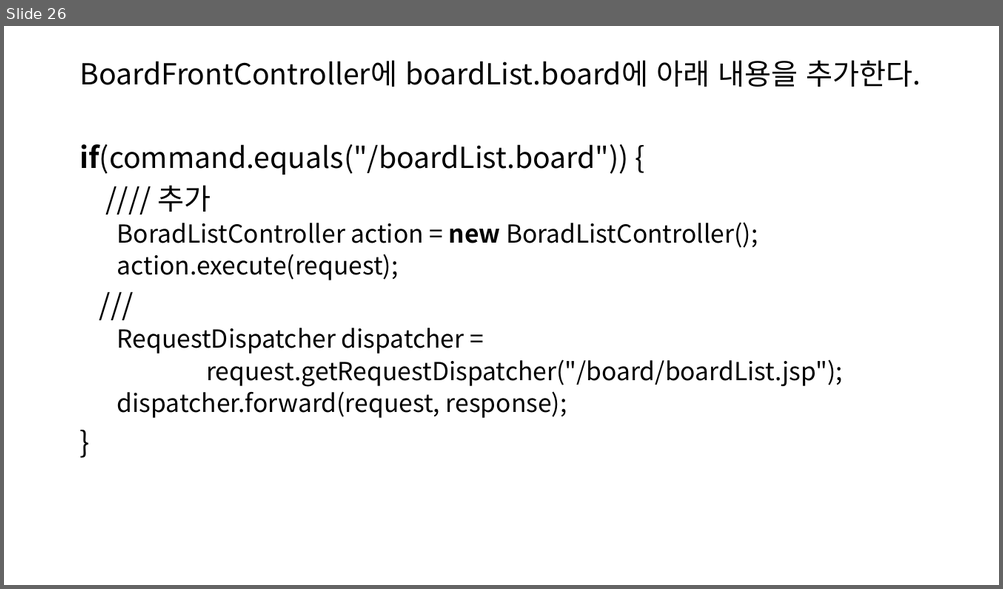
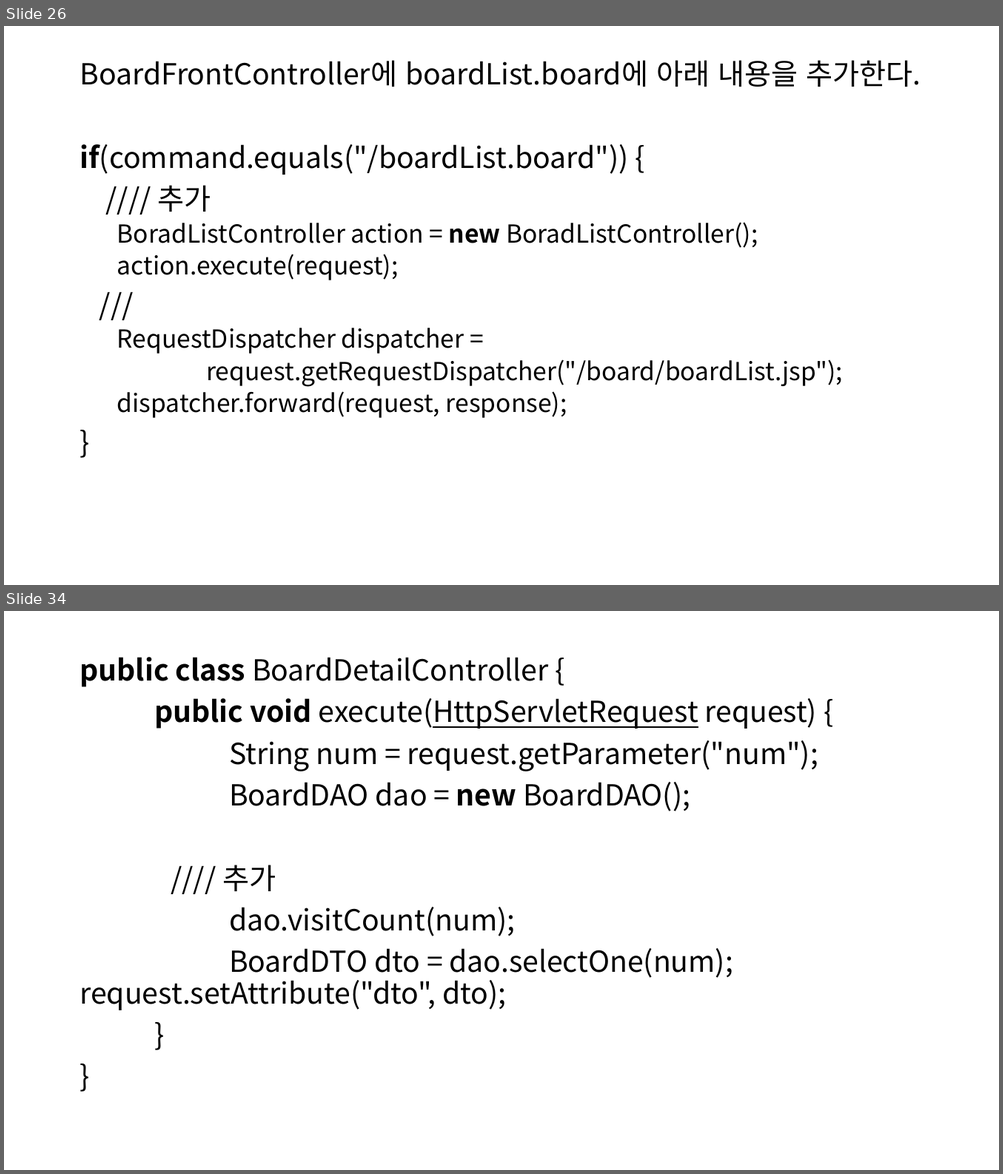
Before and after one commit to SoongMoo/hkblockchain220914, a slide deck: WEB/JSP/board.pptx. Shown one above the other, each under a label of ours: slide 26 before the commit, slides 26 and 34 after it; the slides between them are not shown. The pictures are 1003x589 and 1003x1174 pixels, drawn with LibreOffice and Linux fonts; fonts in the diff are those of the drawing. Boxes give left, top, right and bottom in pixels: in the first picture for what was removed or moved away, otherwise in the second. Text is boxed around its words. In the diff, an @@ line names an element or a change of style, - is before the commit and + after.

```diff
--- a/WEB/JSP/board.pptx
+++ b/WEB/JSP/board.pptx
@@ slide 34 added at [4, 611, 999, 1170], background #FFFFFF @@
@@ text added at [79, 657, 818, 1011], 28 pt, text #000000 @@
+public class BoardDetailController {
+public void execute(HttpServletRequest request) {
+String num = request.getParameter("num");
+BoardDAO dao = new BoardDAO();
+//// 추가
+dao.visitCount(num);
+BoardDTO dto = dao.selectOne(num); request.setAttribute("dto", dto);
+}
+}
```
Also in this commit, not shown: 1 slide changed, 19 other slides added.
